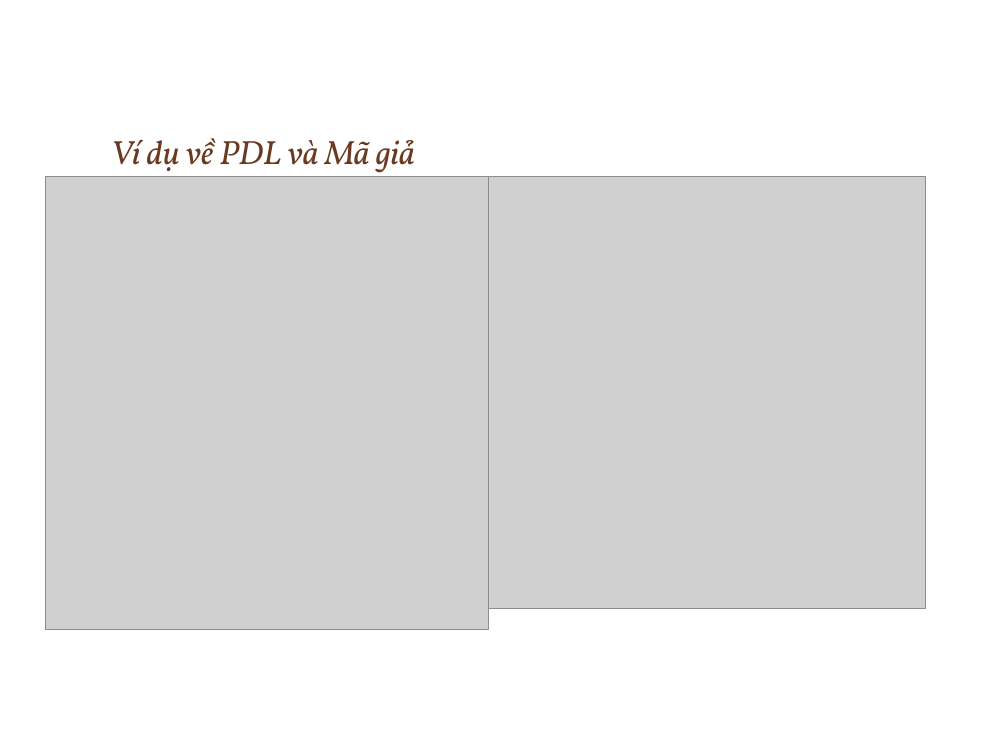
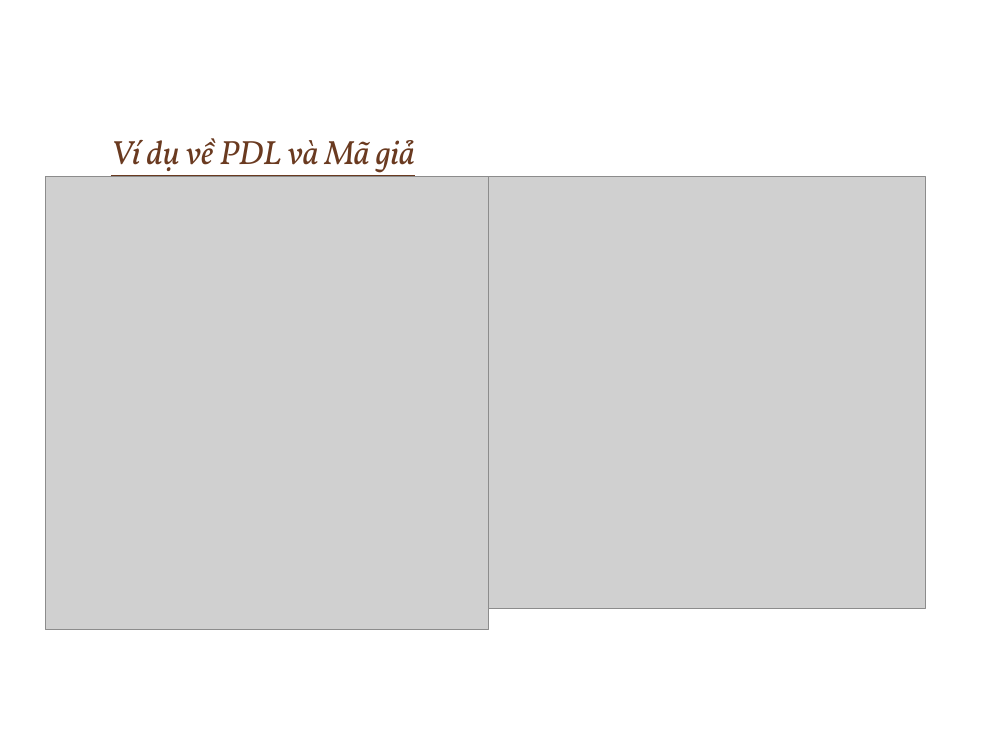
Before and after one commit to ChrisJamison/seminar_cnpm, a slide deck: slide 43 of Seminar/Software Requirement.pptx. Drawn at 1008x756 pixels with LibreOffice and Linux fonts; fonts in the diff are those of the drawing; grey boxes stand for pictures; background and template pictures are left out. Boxes give left, top, right and bottom in pixels: in the first picture for what was removed or moved away, otherwise in the second. Text is boxed around its words. In the diff, an @@ line names an element or a change of style, - is before the commit and + after.

```diff
--- a/Seminar/Software Requirement.pptx
+++ b/Seminar/Software Requirement.pptx
@@ title "Ví dụ về PDL và ..." at (x1=111, y1=138, x2=415, y2=180): underline on @@
```
Also in this commit, not shown: 9 other slides changed, 5 slides added, 1 slide removed.
